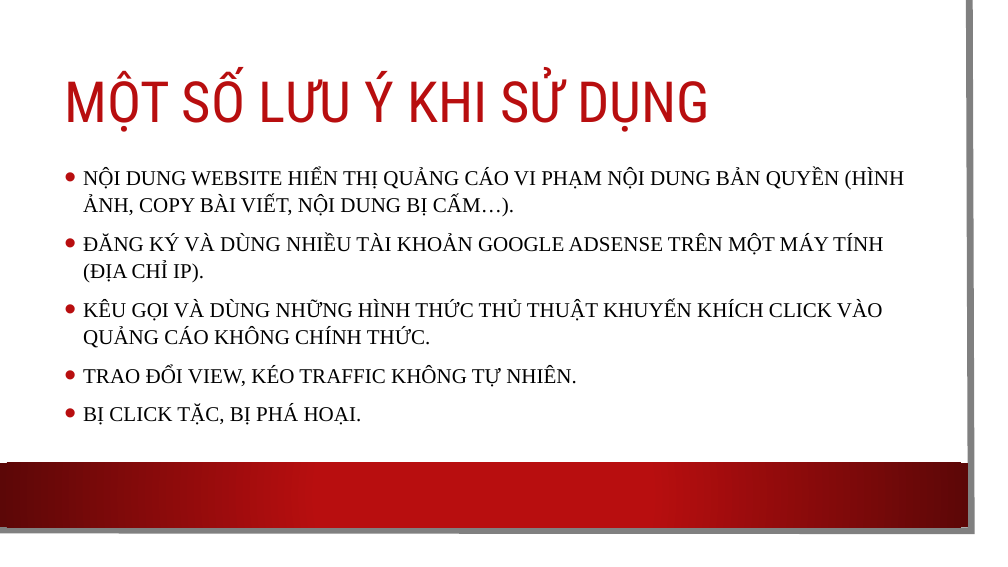
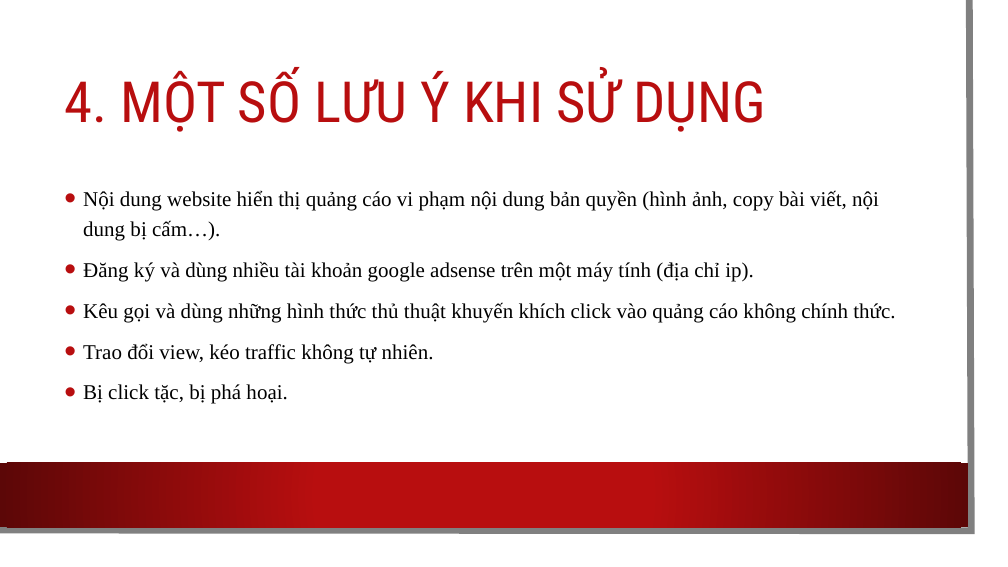
Before and after one commit to PhamVanDuoc/GoogleAdSense_GoogleAdWord, a slide deck: slide 5 of Google Adsense.pptx. Drawn at 1008x567 pixels with LibreOffice and Linux fonts; fonts in the diff are those of the drawing; background and template pictures are left out. Boxes give left, top, right and bottom in pixels: in the first picture for what was removed or moved away, otherwise in the second. Text is boxed around its words. In the diff, an @@ line names an element or a change of style, - is before the commit and + after.

```diff
--- a/Google Adsense.pptx
+++ b/Google Adsense.pptx
@@ title at [64, 70, 766, 132]: text changed @@
-MỘT SỐ LƯU Ý KHI SỬ DỤNG
+4. MỘT SỐ LƯU Ý KHI SỬ DỤNG
@@ text at [83, 190, 895, 404]: text changed @@
-• NỘI DUNG WEBSITE HIỂN THỊ QUẢNG CÁO VI PHẠM NỘI DUNG BẢN QUYỀN (HÌNH ẢNH, COPY BÀI VIẾT, NỘI DUNG BỊ CẤM…).
-• ĐĂNG KÝ VÀ DÙNG NHIỀU TÀI KHOẢN GOOGLE ADSENSE TRÊN MỘT MÁY TÍNH (ĐỊA CHỈ IP).
-• KÊU GỌI VÀ DÙNG NHỮNG HÌNH THỨC THỦ THUẬT KHUYẾN KHÍCH CLICK VÀO QUẢNG CÁO KHÔNG CHÍNH THỨC.
-• TRAO ĐỔI VIEW, KÉO TRAFFIC KHÔNG TỰ NHIÊN.
-• BỊ CLICK TẶC, BỊ PHÁ HOẠI.
+• Nội dung website hiển thị quảng cáo vi phạm nội dung bản quyền (hình ảnh, copy bài viết, nội dung bị cấm…).
+• Đăng ký và dùng nhiều tài khoản google adsense trên một máy tính (địa chỉ ip).
+• Kêu gọi và dùng những hình thức thủ thuật khuyến khích click vào quảng cáo không chính thức.
+• Trao đổi view, kéo traffic không tự nhiên.
+• Bị click tặc, bị phá hoại.
```
Also in this commit, not shown: 5 other slides changed, 6 slides added, 2 other files.
